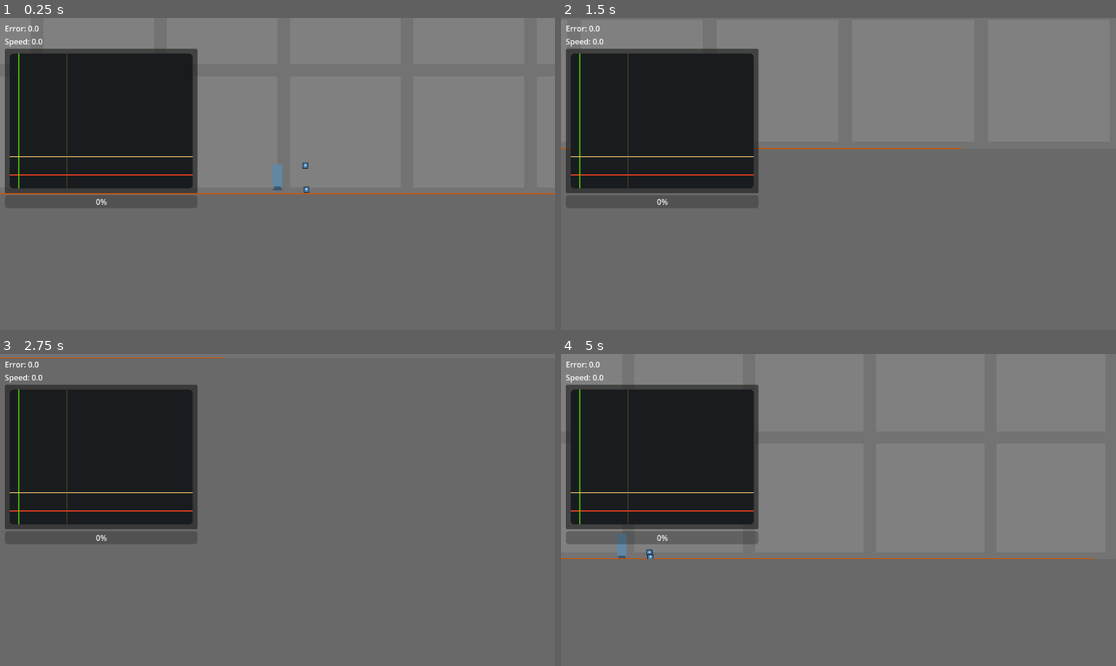
Above: before the commit, frames 1-4 (two rows, left to right).
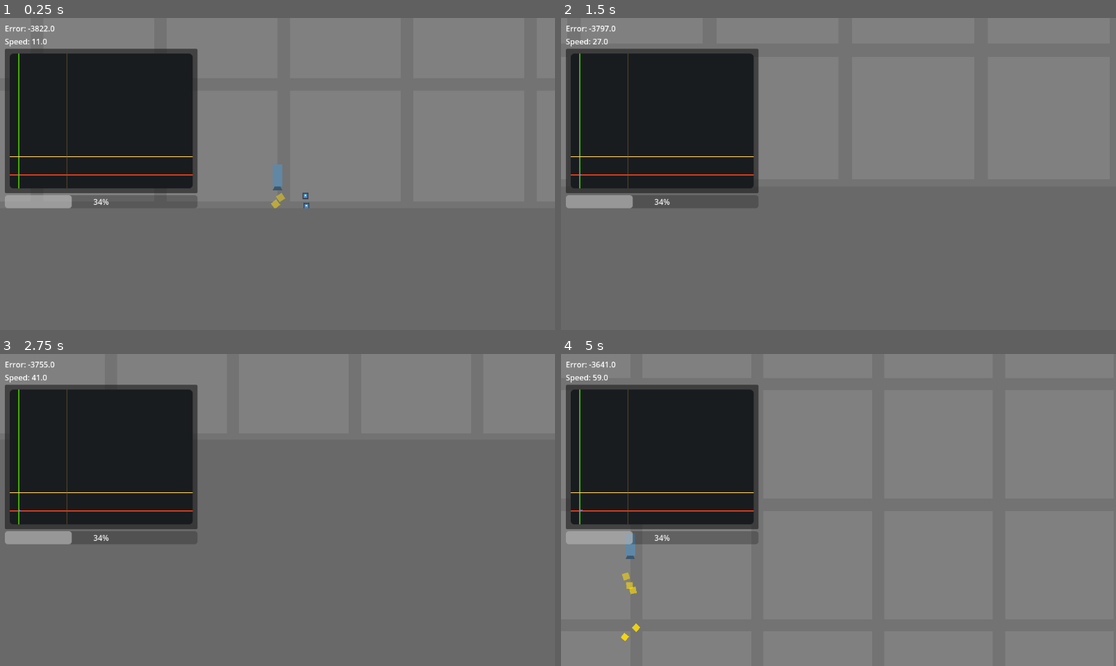
Above: after the commit, the same moments.

Repository: NattHerman/control
Game: Godot game, scene res://main.tscn
The game is run twice, just before and just after one commit, with the same random seed, the same clock (stepped at 60 frames per second) and the same inputs. The engine's default icon, where the game draws it, is replaced by a stand-in: a white triangle on a blue panel in a dark square.
Inputs (mouse positions are in pixels of both pictures, inside the frame that each line leads up to):
- Up to frame 1 (0.25 s): no input
- Up to frame 2 (1.5 s): move the mouse to (960, 158) at 0.52 s; hold D (pan_right) 0.53-1.28 s; hold Shift (pan_speed_increase) 0.53-1.28 s; tap Enter at 1.25 s; move the mouse to (727, 189) at 1.27 s; hold S (pan_down) from 1.28 s (still down); tap Mouse wheel up (zoom_in) at 1.35 s
- Up to frame 3 (2.75 s): move the mouse to (333, 441) at 2.02 s; release S (pan_down) at 2.03 s; hold D (pan_right) from 2.03 s (still down); hold Mouse wheel down (zoom_out) from 2.03 s (still down)
- Up to frame 4 (5 s): tap Space at 2.75 s; move the mouse to (810, 572) at 2.77 s; release D (pan_right) at 2.78 s; release Mouse wheel down (zoom_out) at 2.78 s; hold W (pan_up) 2.78-3.53 s; tap Shift (pan_speed_increase) at 2.85 s; move the mouse to (1005, 556) at 3.52 s; hold Mouse wheel up (zoom_in) 3.53-4.28 s; hold A (pan_left) from 3.53 s (still down); tap Enter at 4.25 s; move the mouse to (672, 463) at 4.27 s; tap Mouse wheel down (zoom_out) at 4.35 s

The runs differ from the first frame. In frame 1, 1.2% of the frame differs, in the area x 0-100%, y 2-62%; in frame 2, 0.8%; in frame 3, 0.8%; in frame 4, 1.3%, in the area x 0-97%, y 2-92%.
Error before the commit: Parse Error: Identifier "global_timer" not declared in the current scope. (res://rocket/rocket.gd:66)

Commit message:
increase physics ticks per second

Diff:
--- a/project.godot
+++ b/project.godot
@@ -10,14 +10,17 @@
 
 [application]
 
-config/name="rocket"
+config/name="Control"
 run/main_scene="uid://c2mnkn0utmoir"
 config/features=PackedStringArray("4.5", "GL Compatibility")
+boot_splash/fullsize=false
+boot_splash/image="uid://b2lap04uuilsd"
 config/icon="res://icon.svg"
 
 [autoload]
 
 ui_values="*res://ui_values.gd"
+global_timer="*res://global_timer.gd"
 
 [editor]
 
@@ -64,9 +67,10 @@
 
 [physics]
 
-2d/default_gravity=490.0
+common/physics_ticks_per_second=240
+common/max_physics_steps_per_frame=100
+2d/default_gravity=981.0
 2d/default_linear_damp=0.0
-common/physics_interpolation=true
 
 [rendering]
 
